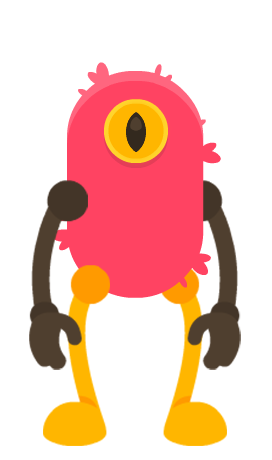
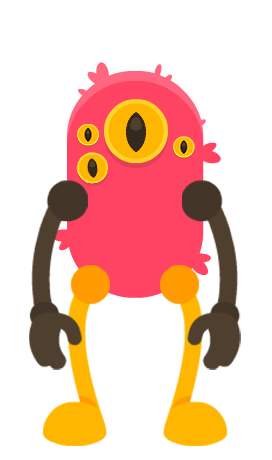
Before/after of a 272 × 460 layered artwork. What changed in the layer stack:
added layer "Eye 3" above "Eye 2" over box(77, 124, 99, 148)
added layer "Eye 2" above "Eye 1" over box(76, 152, 109, 186)
added layer "Eye 1" above "iris" over box(173, 136, 195, 159)
moved "Body" below "B leg" over box(76, 124, 204, 293)
